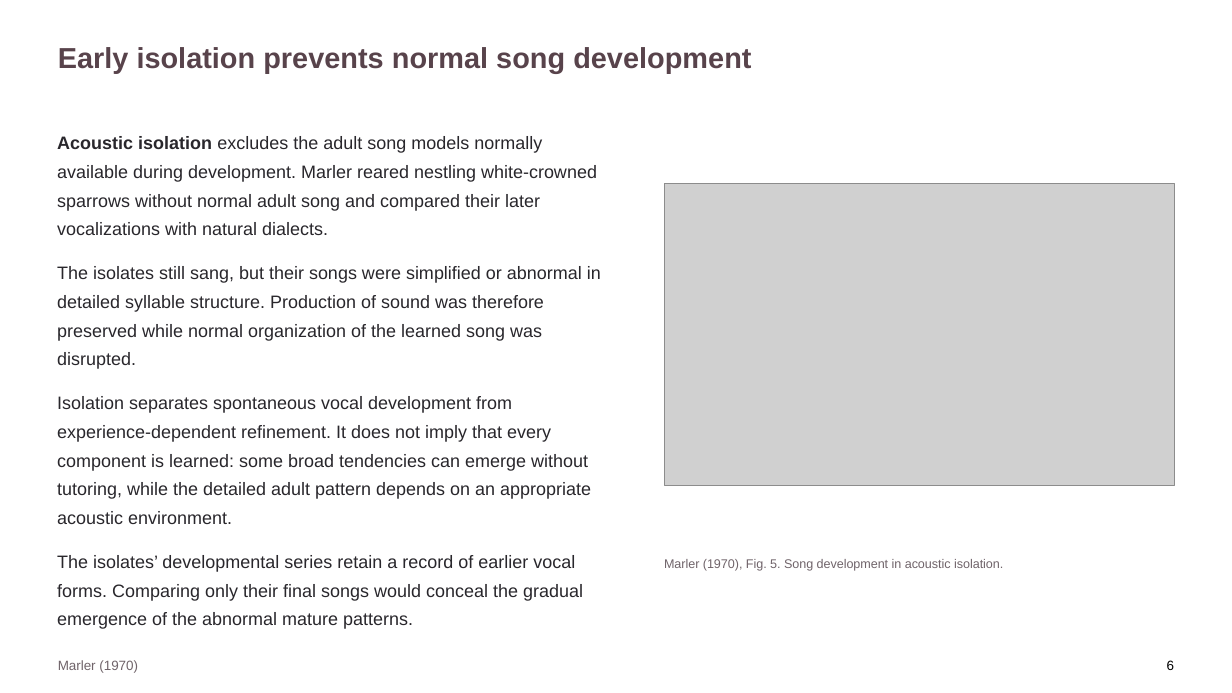
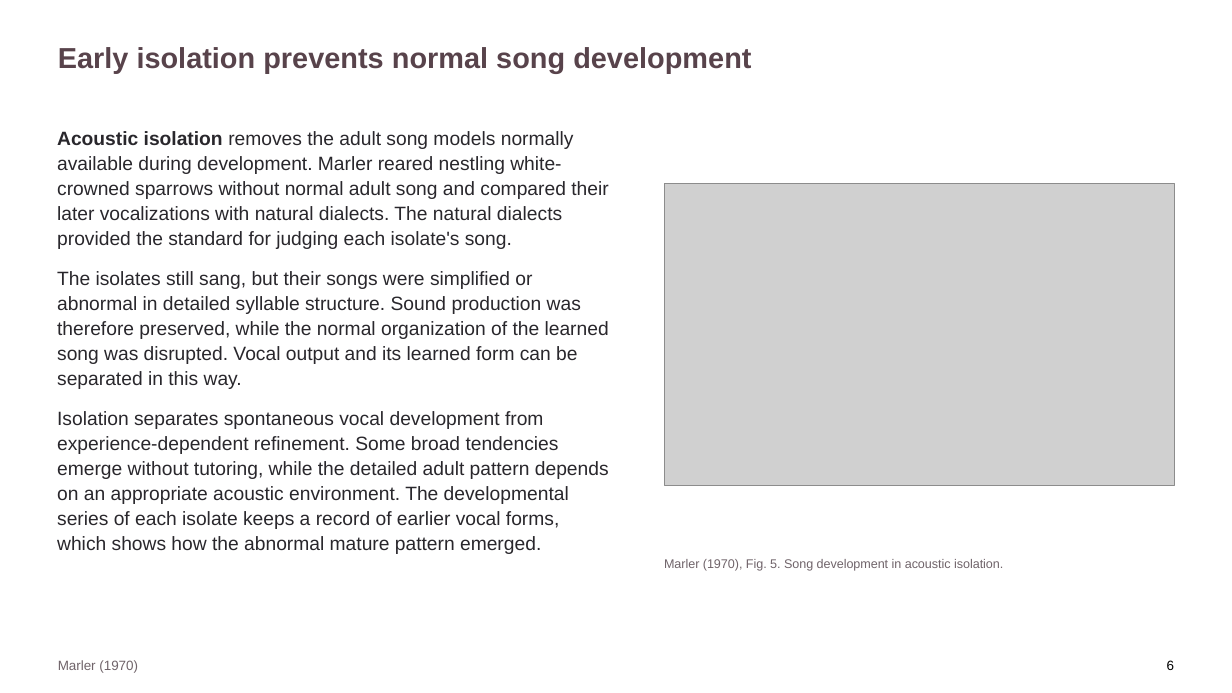
Before and after one commit to jordanxxlopez/NEUROETHOLOGY, a slide deck: slide 7 of scaffolded/Neuroethology_Lecture33_FA2026_SCAFFOLDED.pptx. Drawn at 1232x693 pixels with LibreOffice and Linux fonts; fonts in the diff are those of the drawing; grey boxes stand for pictures. Boxes give left, top, right and bottom in pixels: in the first picture for what was removed or moved away, otherwise in the second. Text is boxed around its words. In the diff, an @@ line names an element or a change of style, - is before the commit and + after.

```diff
--- a/scaffolded/Neuroethology_Lecture33_FA2026_SCAFFOLDED.pptx
+++ b/scaffolded/Neuroethology_Lecture33_FA2026_SCAFFOLDED.pptx
@@ text at (57,131,609,554): text changed; size 14 to 15 pt @@
-Acoustic isolation excludes the adult song models normally available during development. Marler reared nestling white-crowned sparrows without normal adult song and compared their later vocalizations with natural dialects.
-The isolates still sang, but their songs were simplified or abnormal in detailed syllable structure. Production of sound was therefore preserved while normal organization of the learned song was disrupted.
-Isolation separates spontaneous vocal development from experience-dependent refinement. It does not imply that every component is learned: some broad tendencies can emerge without tutoring, while the detailed adult pattern depends on an appropriate acoustic environment.
-The isolates’ developmental series retain a record of earlier vocal forms. Comparing only their final songs would conceal the gradual emergence of the abnormal mature patterns.
+Acoustic isolation removes the adult song models normally available during development. Marler reared nestling white-crowned sparrows without normal adult song and compared their later vocalizations with natural dialects. The natural dialects provided the standard for judging each isolate's song.
+The isolates still sang, but their songs were simplified or abnormal in detailed syllable structure. Sound production was therefore preserved, while the normal organization of the learned song was disrupted. Vocal output and its learned form can be separated in this way.
+Isolation separates spontaneous vocal development from experience-dependent refinement. Some broad tendencies emerge without tutoring, while the detailed adult pattern depends on an appropriate acoustic environment. The developmental series of each isolate keeps a record of earlier vocal forms, which shows how the abnormal mature pattern emerged.
```
Also in this commit, not shown: 57 other slides changed, 12 other files.
